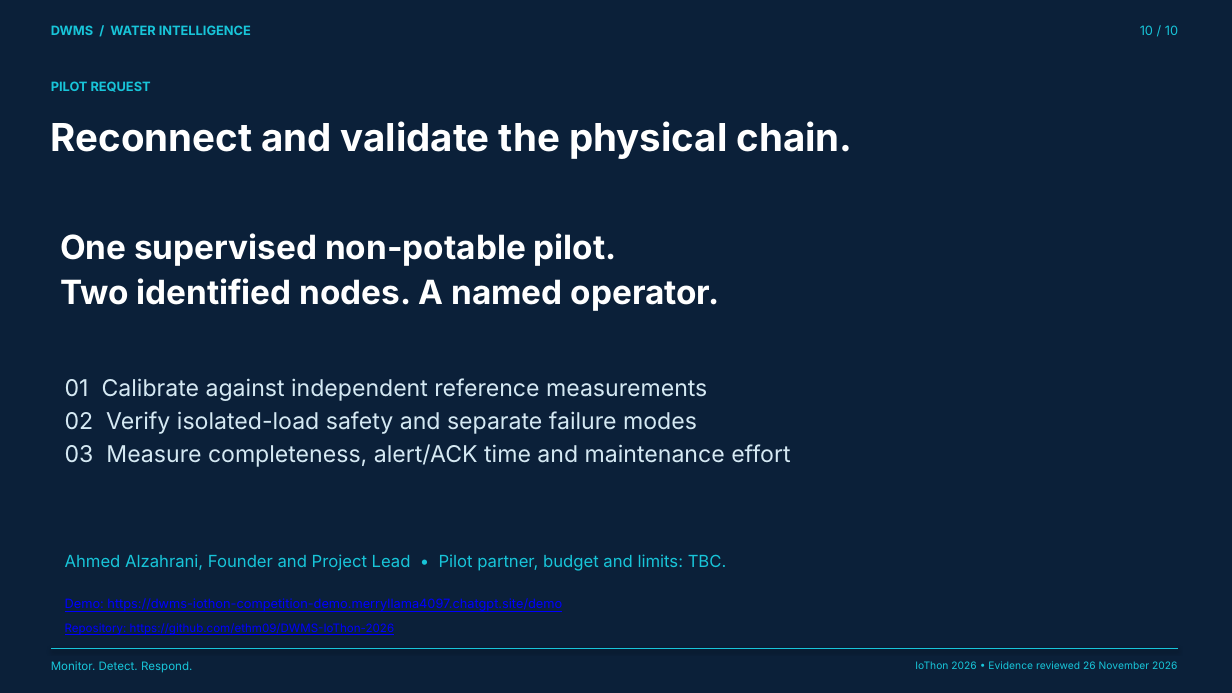
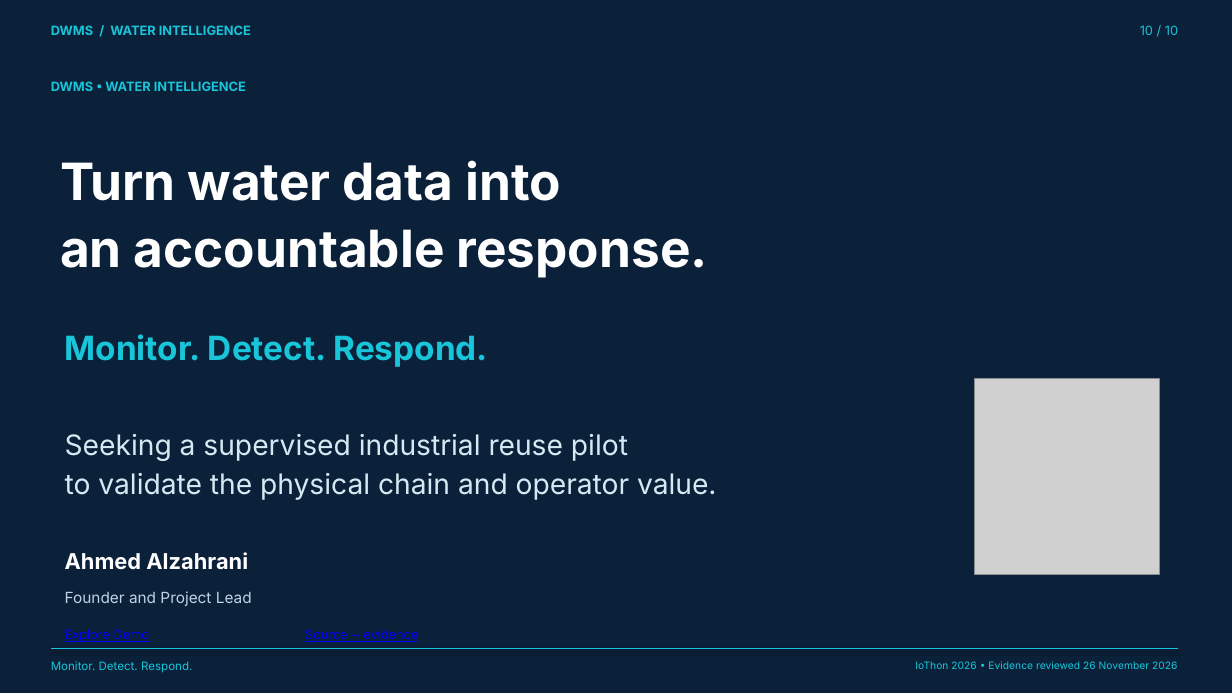
Before and after one commit to ethm09/DWMS-IoThon-2026, a slide deck: slide 10 of deliverables/DWMS-Pitch.pptx. Drawn at 1232x693 pixels with LibreOffice and Linux fonts; fonts in the diff are those of the drawing; grey boxes stand for pictures. Boxes give left, top, right and bottom in pixels: in the first picture for what was removed or moved away, otherwise in the second. Text is boxed around its words. In the diff, an @@ line names an element or a change of style, - is before the commit and + after.

Commit message:
Harden telemetry integrity and finalize competition release assets

```diff
--- a/deliverables/DWMS-Pitch.pptx
+++ b/deliverables/DWMS-Pitch.pptx
@@ text at [51,81,246,91]: text changed @@
-PILOT REQUEST
+DWMS • WATER INTELLIGENCE
@@ text removed at [51,121,853,159] @@
-Reconnect and validate the physical chain.
@@ text added at [60,160,708,278], 40 pt, text #FFFFFF, bold @@
+Turn water data into
+an accountable response.
@@ text removed at [60,233,720,311] @@
-One supervised non-potable pilot.
-Two identified nodes. A named operator.
@@ text added at [65,334,488,367], 26 pt, text #18C5D9, bold @@
+Monitor. Detect. Respond.
@@ text removed at [65,378,790,467] @@
-01 Calibrate against independent reference measurements
-02 Verify isolated-load safety and separate failure modes
-03 Measure completeness, alert/ACK time and maintenance effort
@@ picture added at [975,379,1160,575] @@
@@ text added at [65,434,717,500], 22 pt, text #D5E9F3 @@
+Seeking a supervised industrial reuse pilot
+to validate the physical chain and operator value.
@@ text added at [65,552,248,570], 17 pt, text #FFFFFF, bold @@
+Ahmed Alzahrani
@@ text at [65,591,252,606]: text changed; size 13 to 12 pt; text colour #18C5D9 to #BED4E5 @@
-Ahmed Alzahrani, Founder and Project Lead • Pilot partner, budget and limits: TBC.
+Founder and Project Lead
@@ text removed at [65,598,562,612] @@
-Demo: https://dwms-iothon-competition-demo.merryllama4097.chatgpt.site/demo
@@ text removed at [65,623,394,635] @@
-Repository: https://github.com/ethm09/DWMS-IoThon-2026
@@ text added at [65,629,150,642], 10 pt, text #0000FF, underline @@
+Explore Demo
@@ text added at [305,629,418,642], 10 pt, text #0000FF, underline @@
+Source + evidence
```
Also in this commit, not shown: 1 other slide changed, 8 slides added, 8 slides removed, 37 other files.
